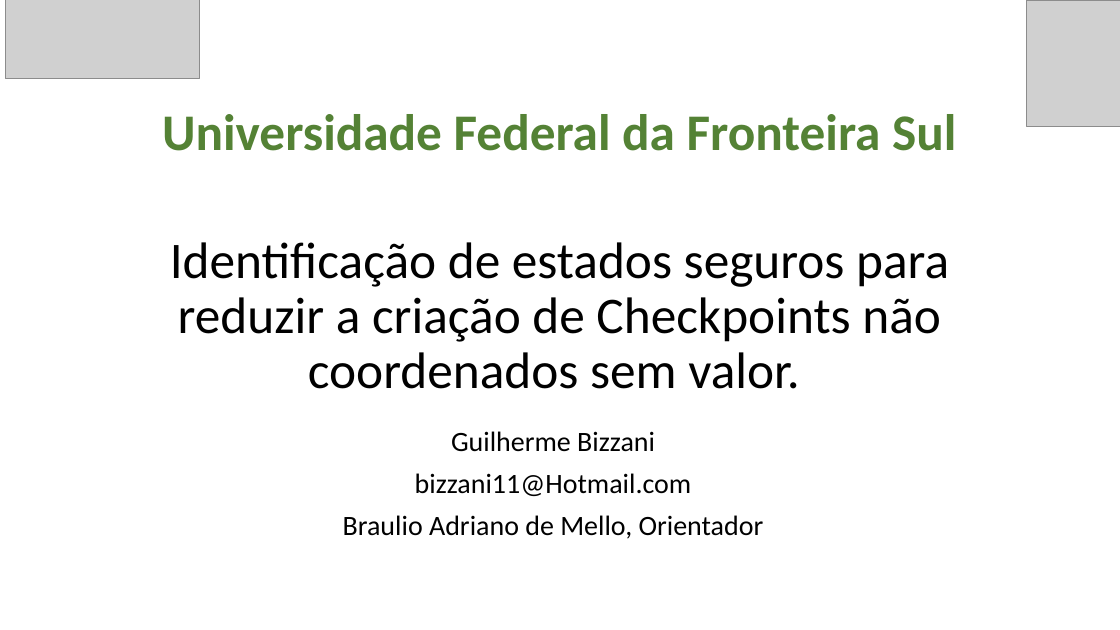
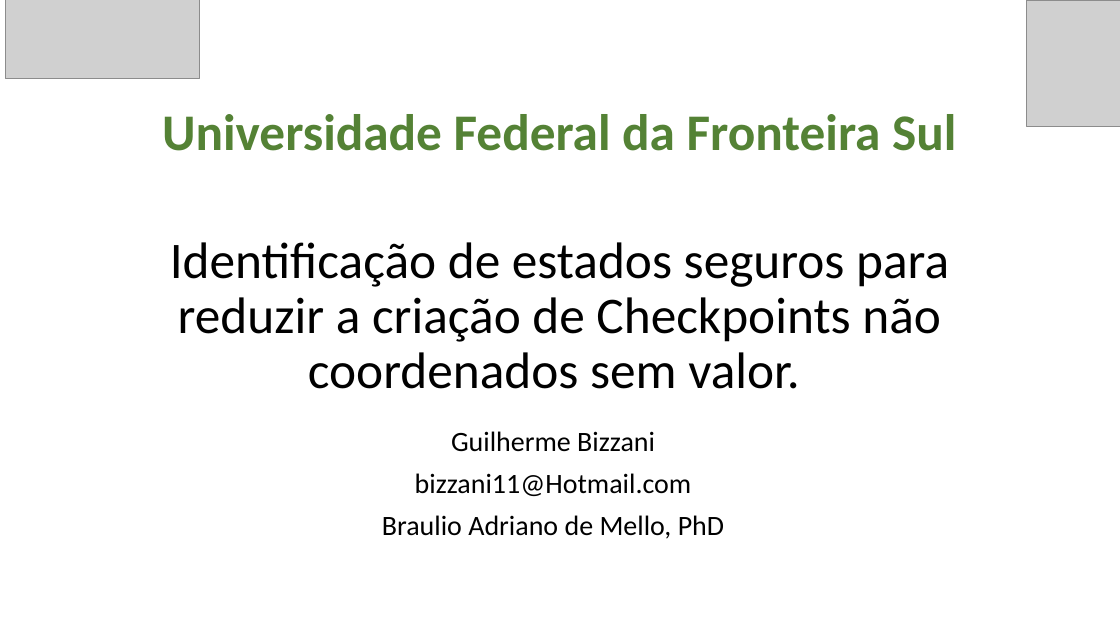
Before and after one commit to GuilhermeBizzani/TCC, a slide deck: slide 1 of Primeira apresentacao.pptx. Drawn at 1120x630 pixels with LibreOffice and Linux fonts; fonts in the diff are those of the drawing; grey boxes stand for pictures. Boxes give left, top, right and bottom in pixels: in the first picture for what was removed or moved away, otherwise in the second. Text is boxed around its words. In the diff, an @@ line names an element or a change of style, - is before the commit and + after.

```diff
--- a/Primeira apresentacao.pptx
+++ b/Primeira apresentacao.pptx
@@ subtitle at (382, 515, 724, 539): text changed @@
-Braulio Adriano de Mello, Orientador
+Braulio Adriano de Mello, PhD
```
Also in this commit, not shown: 4 other slides changed, 2 slides added, 2 other files.
